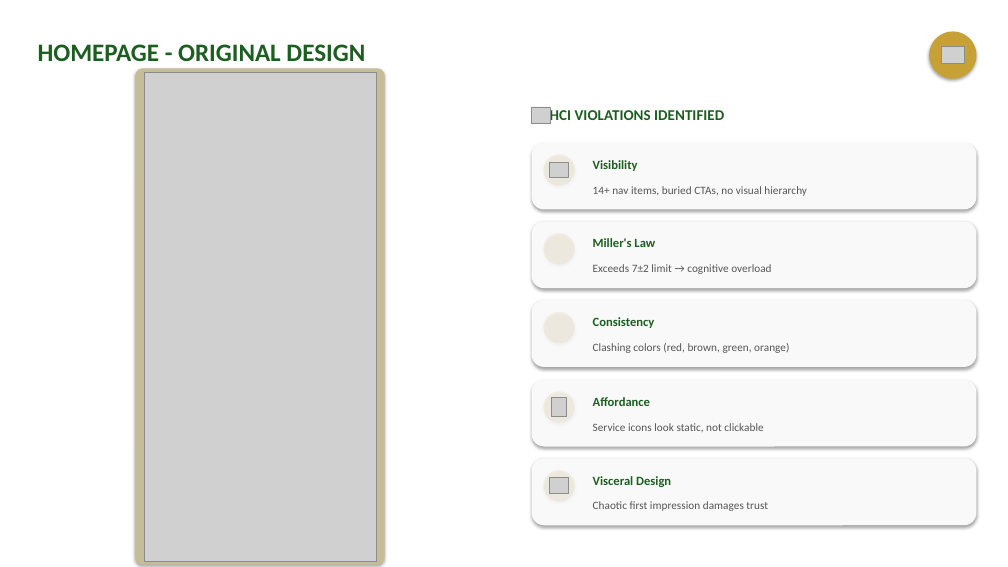
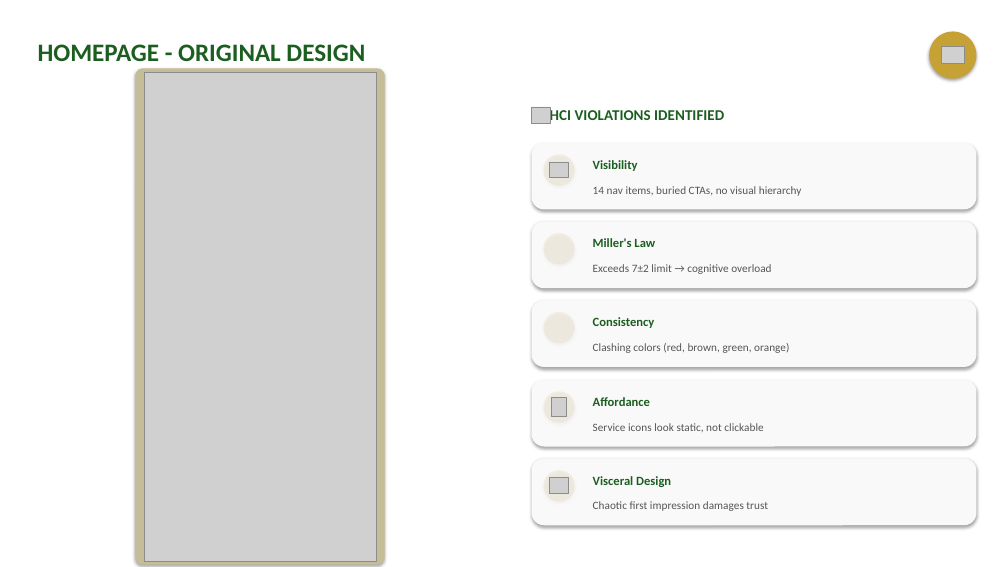
Before and after one commit to thisisalnahal/HCI-Project, a slide deck: slide 3 of HCI Redesign Presentation - Military Education Portal.pptx. Drawn at 1008x567 pixels with LibreOffice and Linux fonts; fonts in the diff are those of the drawing; grey boxes stand for pictures; background and template pictures are left out. Boxes give left, top, right and bottom in pixels: in the first picture for what was removed or moved away, otherwise in the second. Text is boxed around its words. In the diff, an @@ line names an element or a change of style, - is before the commit and + after.

```diff
--- a/HCI Redesign Presentation - Military Education Portal.pptx
+++ b/HCI Redesign Presentation - Military Education Portal.pptx
@@ text at [593, 186, 802, 196]: text changed @@
-14+ nav items, buried CTAs, no visual hierarchy
+14 nav items, buried CTAs, no visual hierarchy
```
Also in this commit, not shown: 1 other file.
